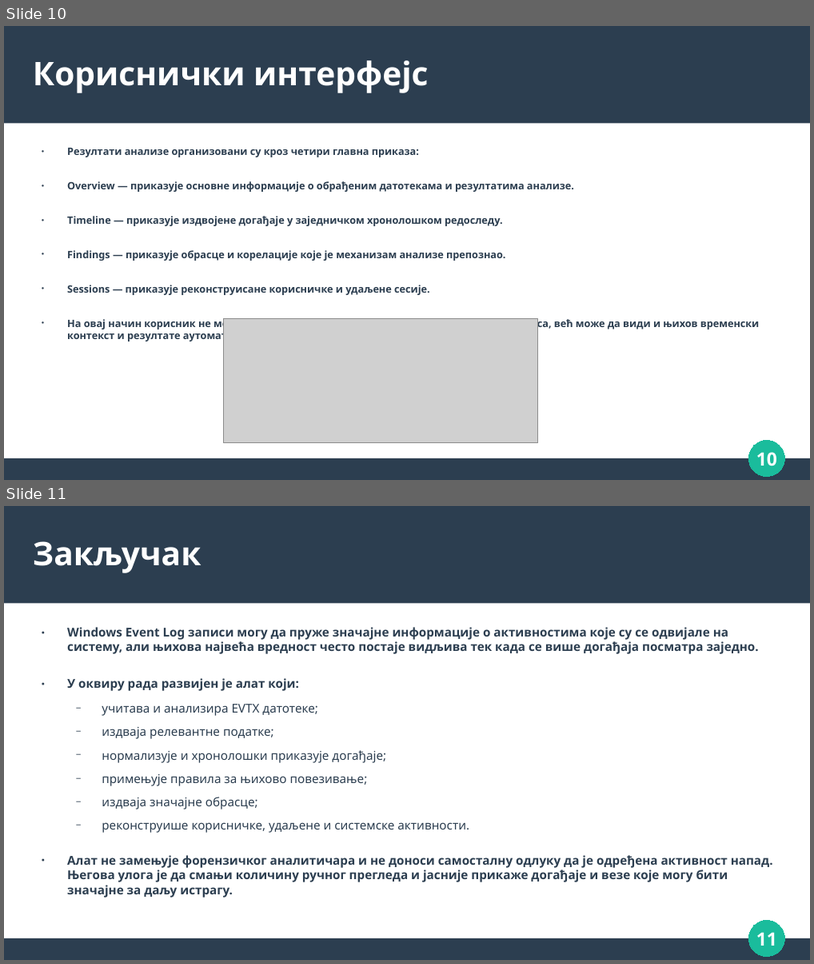
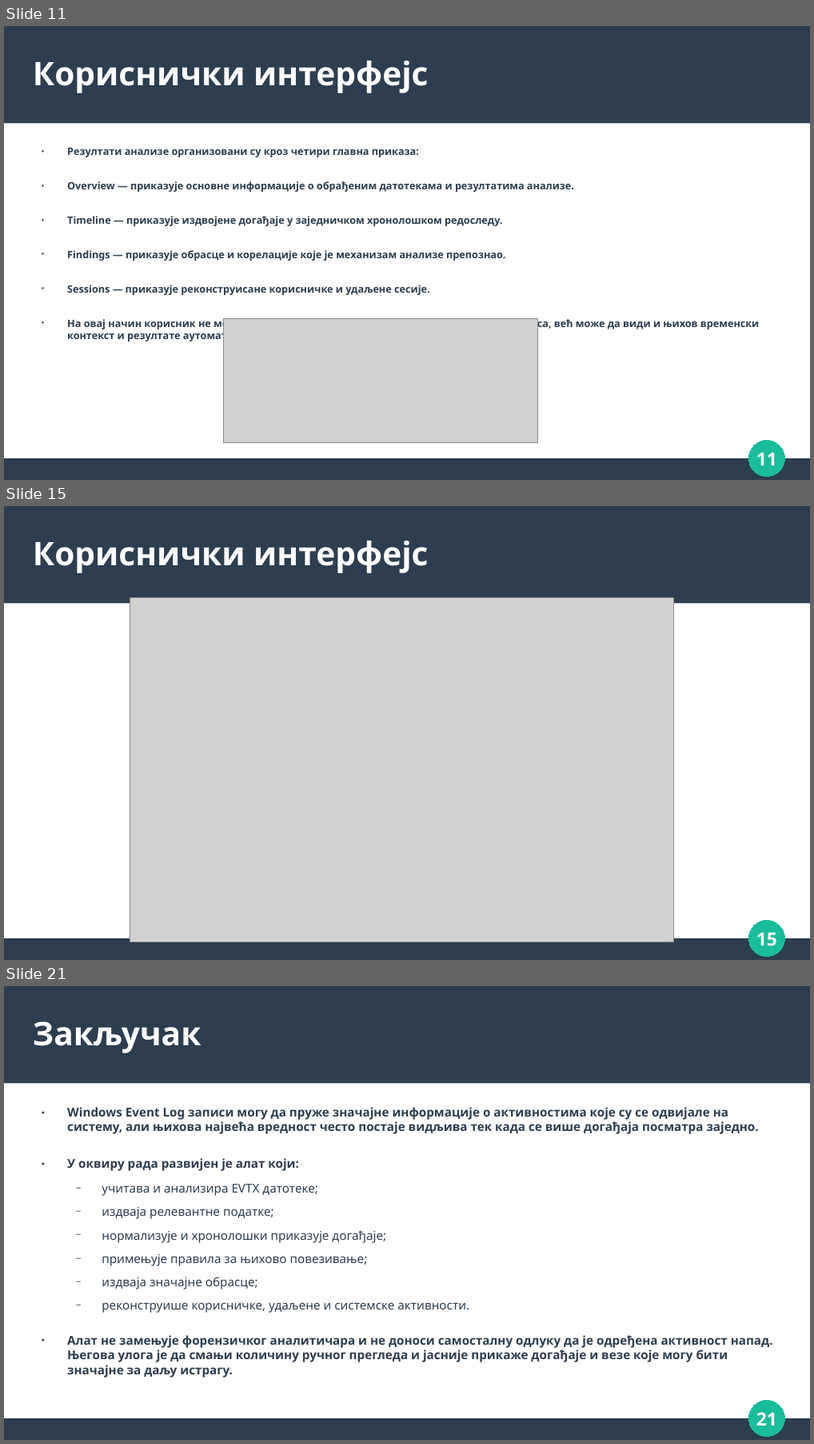
Before and after one commit to djolepetrovic12/digitalna-forenzika, a slide deck: Дигитална форензика.odp. Shown one above the other, each under a label of ours: slides 10 and 11 before the commit, slides 11, 15 and 21 after it; the slides between them are not shown. The pictures are 814x964 and 814x1444 pixels, drawn with LibreOffice and Linux fonts; fonts in the diff are those of the drawing; grey boxes stand for pictures. Boxes give left, top, right and bottom in pixels: in the first picture for what was removed or moved away, otherwise in the second. Text is boxed around its words. In the diff, an @@ line names an element or a change of style, - is before the commit and + after.

```diff
--- a/Дигитална форензика.odp
+++ b/Дигитална форензика.odp
@@ slide 15 added at (4, 506, 810, 960), background #FFFFFF; not listed: 3 template elements that a slide beside it also shows @@
@@ title added at (33, 540, 428, 573), 32 pt, text #FFFFFF, bold @@
+Кориснички интерфејс
@@ picture added at (130, 597, 674, 942) @@
@@ page number added at (757, 932, 778, 946), 18 pt, text #FFFFFF, bold @@
+15
@@ what was slide 10 is now slide 11 @@
@@ page number at (757, 452, 778, 465): text changed @@
-10
+11
@@ what was slide 11 is now slide 21 @@
@@ page number at (757, 1412, 778, 1425): text changed @@
-11
+21
```
Also in this commit, not shown: 3 slides changed, 9 other slides added, 14 other files.
